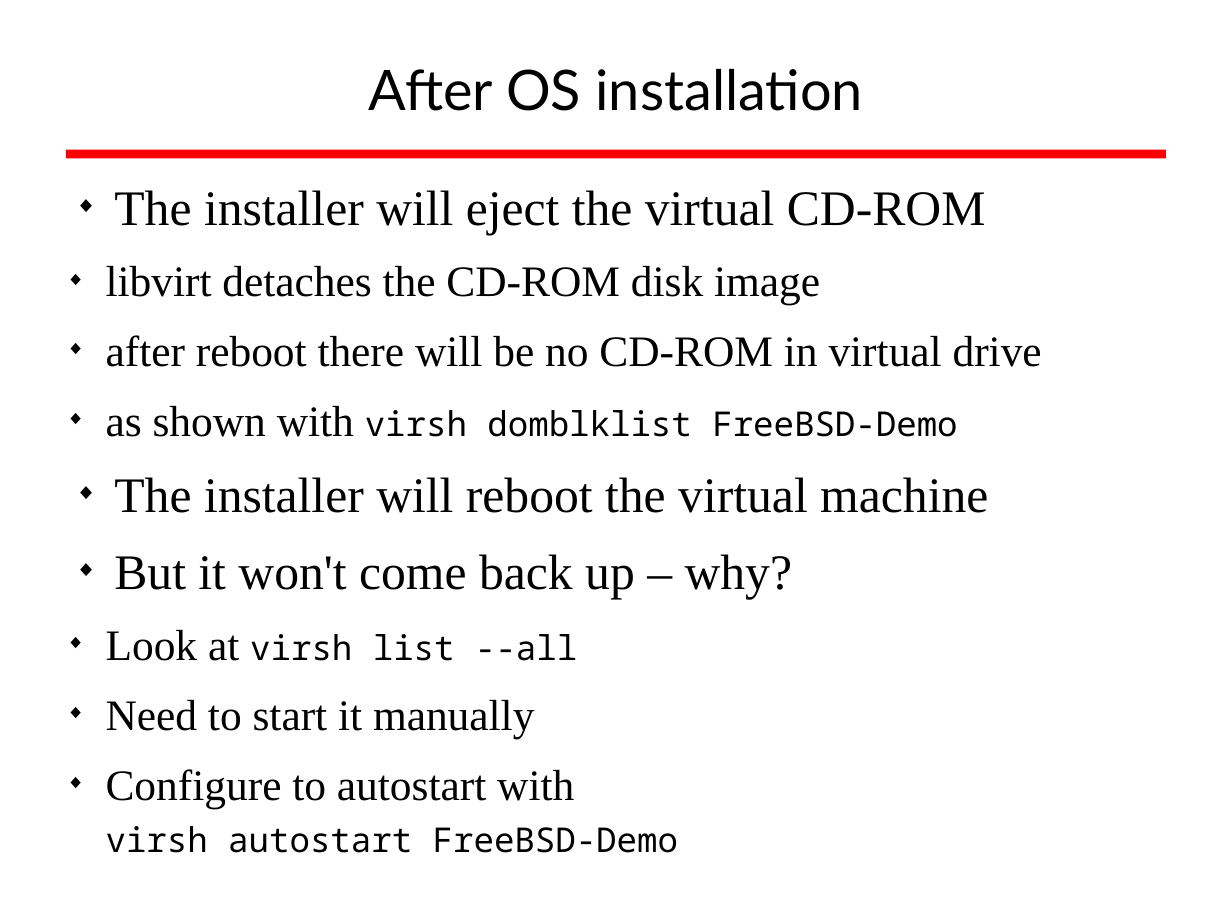
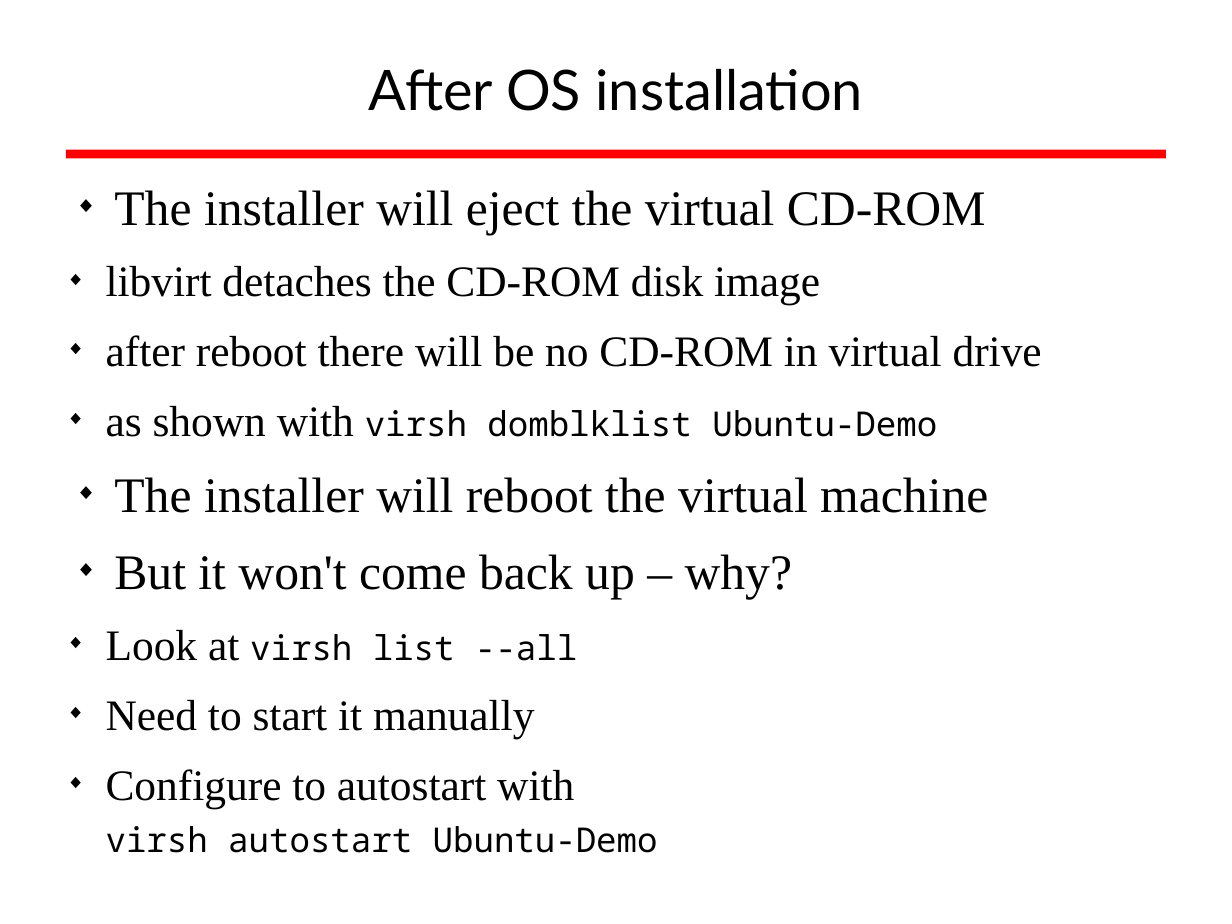
Before and after one commit to afnog/afnog.github.io, a slide deck: slide 9 of sse/virtualization/afnog_2015_virtualization_kvm_cw.odp. Drawn at 1232x924 pixels with LibreOffice and Linux fonts; fonts in the diff are those of the drawing; background and template pictures are left out. Boxes give left, top, right and bottom in pixels: in the first picture for what was removed or moved away, otherwise in the second. Text is boxed around its words. In the diff, an @@ line names an element or a change of style, - is before the commit and + after.

```diff
--- a/sse/virtualization/afnog_2015_virtualization_kvm_cw.odp
+++ b/sse/virtualization/afnog_2015_virtualization_kvm_cw.odp
@@ text at (106,406,937,437): text changed @@
-  ◆ as shown with virsh domblklist FreeBSD-Demo
+  ◆ as shown with virsh domblklist Ubuntu-Demo
@@ text at (106,769,658,853): text changed @@
-  ◆ Configure to autostart with
-    virsh autostart FreeBSD-Demo
+  ◆ Configure to autostart with
+    virsh autostart Ubuntu-Demo
```
Also in this commit, not shown: 4 other slides changed.
